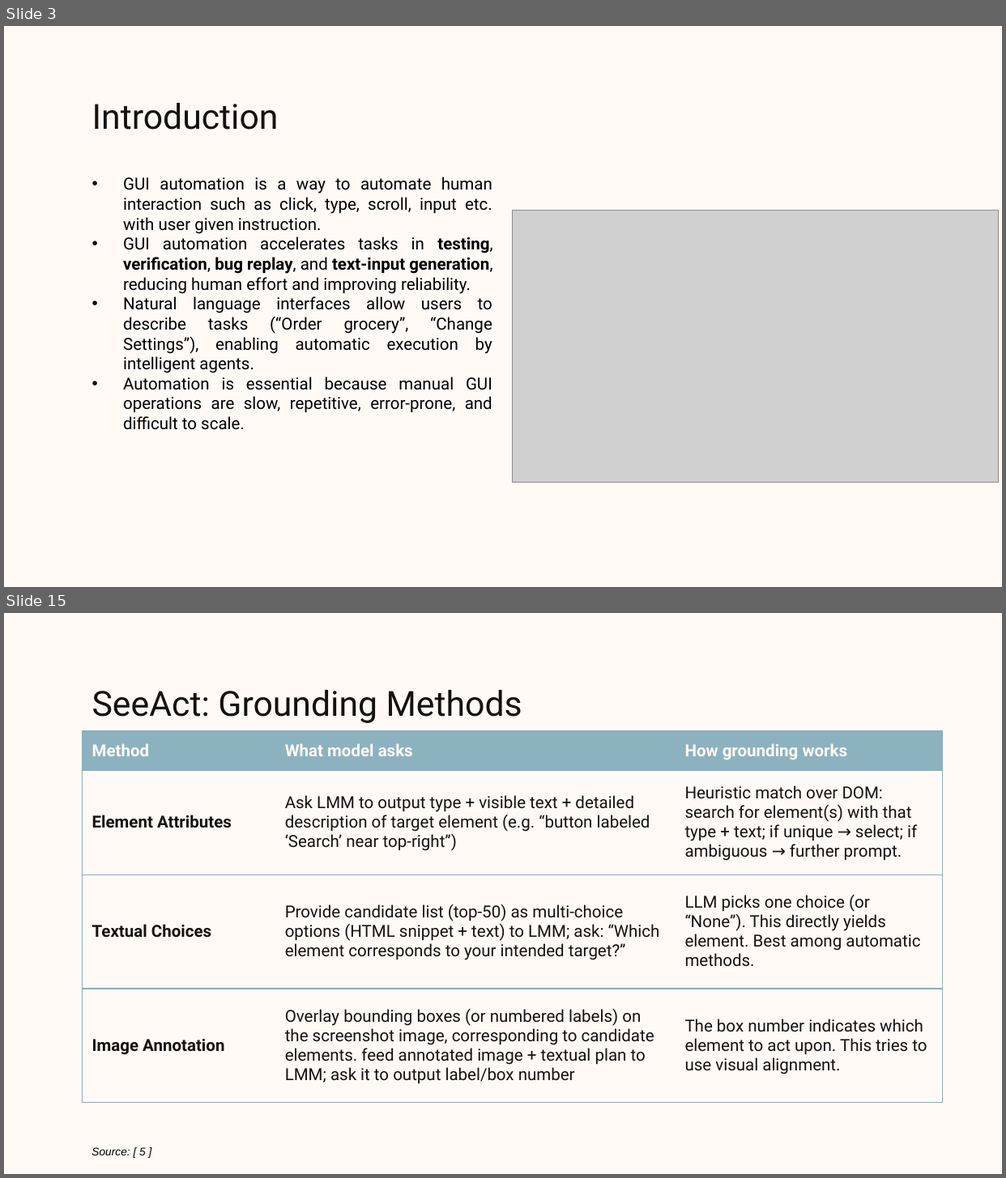
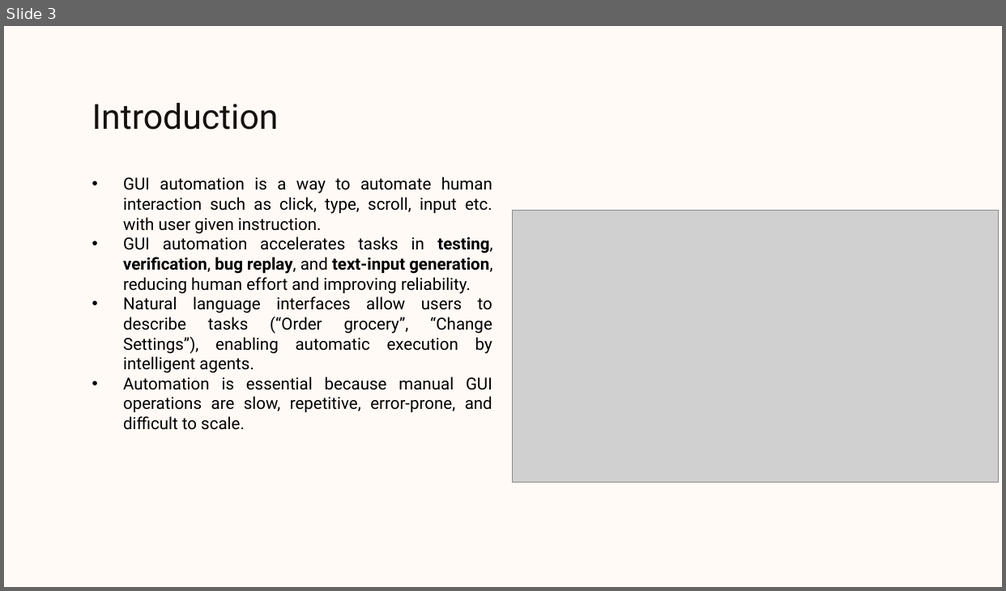
Before and after one commit to Dhruv-Darji/AutoWeb, a slide deck: PPT/Evaluation.pptx. Shown one above the other, each under a label of ours: slides 3 and 15 before the commit, slide 3 after it; the slides between them are not shown. The pictures are 1006x1178 and 1006x591 pixels, drawn with LibreOffice and Linux fonts; fonts in the diff are those of the drawing; grey boxes stand for pictures; background and template pictures are left out. Boxes give left, top, right and bottom in pixels: in the first picture for what was removed or moved away, otherwise in the second. Text is boxed around its words. In the diff, an @@ line names an element or a change of style, - is before the commit and + after.

```diff
--- a/PPT/Evaluation.pptx
+++ b/PPT/Evaluation.pptx
@@ slide 15 removed at [4,613,1002,1174], background picture (left out) @@
@@ title removed at [92,690,522,723] @@
-SeeAct: Grounding Methods
@@ table removed at [82,732,942,1104], 4 rows, 3 columns @@
-Method | What model asks | How grounding works
-Element Attributes | Ask LMM to output type + visible text + detailed description of target element (e.g. “button labeled ‘Search’ near top-right”) | Heuristic match over DOM: search for element(s) with that type + text; if unique → select; if ambiguous → further prompt.
-Textual Choices | Provide candidate list (top-50) as multi-choice options (HTML snippet + text) to LMM; ask: “Which element corresponds to your intended target?” | LLM picks one choice (or “None”). This directly yields element. Best among automatic methods.
-Image Annotation | Overlay bounding boxes (or numbered labels) on the screenshot image, corresponding to candidate elements. feed annotated image + textual plan to LMM; ask it to output label/box number | The box number indicates which element to act upon. This tries to use visual alignment.
@@ text removed at [91,1148,146,1156] @@
-Source: [ 5 ]
```
Also in this commit, not shown: 15 slides changed, 11 slides added, 11 other slides removed, 36 other files.
